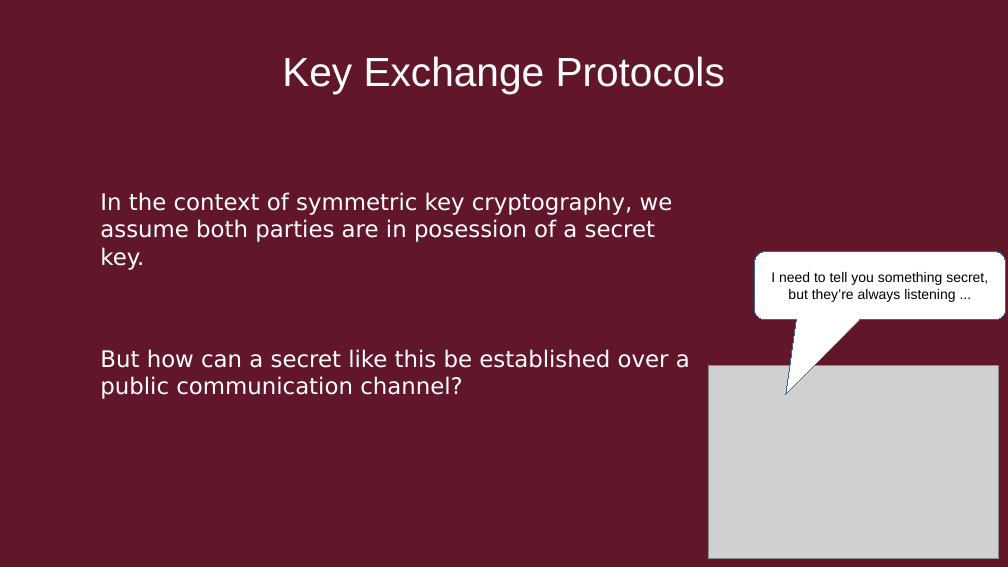
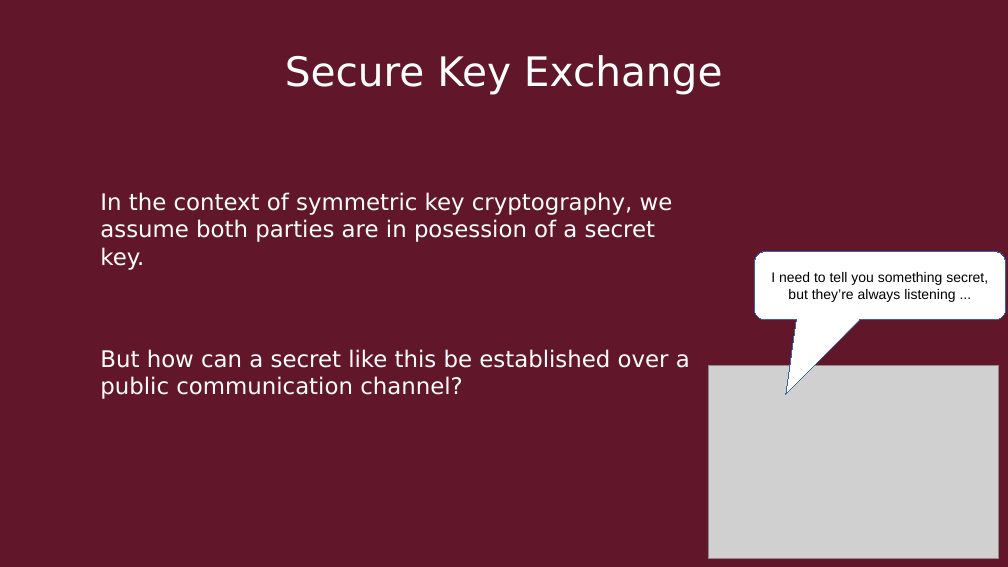
Before and after one commit to Quin-Darcy/seccom, a slide deck: slide 23 of presentation/cryptography_and_network_protocols.odp (slide 21 before the commit). Drawn at 1008x567 pixels with LibreOffice and Linux fonts; fonts in the diff are those of the drawing; grey boxes stand for pictures. Boxes give left, top, right and bottom in pixels: in the first picture for what was removed or moved away, otherwise in the second. Text is boxed around its words. In the diff, an @@ line names an element or a change of style, - is before the commit and + after.

```diff
--- a/presentation/cryptography_and_network_protocols.odp
+++ b/presentation/cryptography_and_network_protocols.odp
@@ title at [285,55,723,94]: text changed; font Arial to DejaVu Sans @@
-Key Exchange Protocols
+Secure Key Exchange
```
Also in this commit, not shown: 6 other slides changed, 4 slides added, 8 slides removed, 1 other file.
